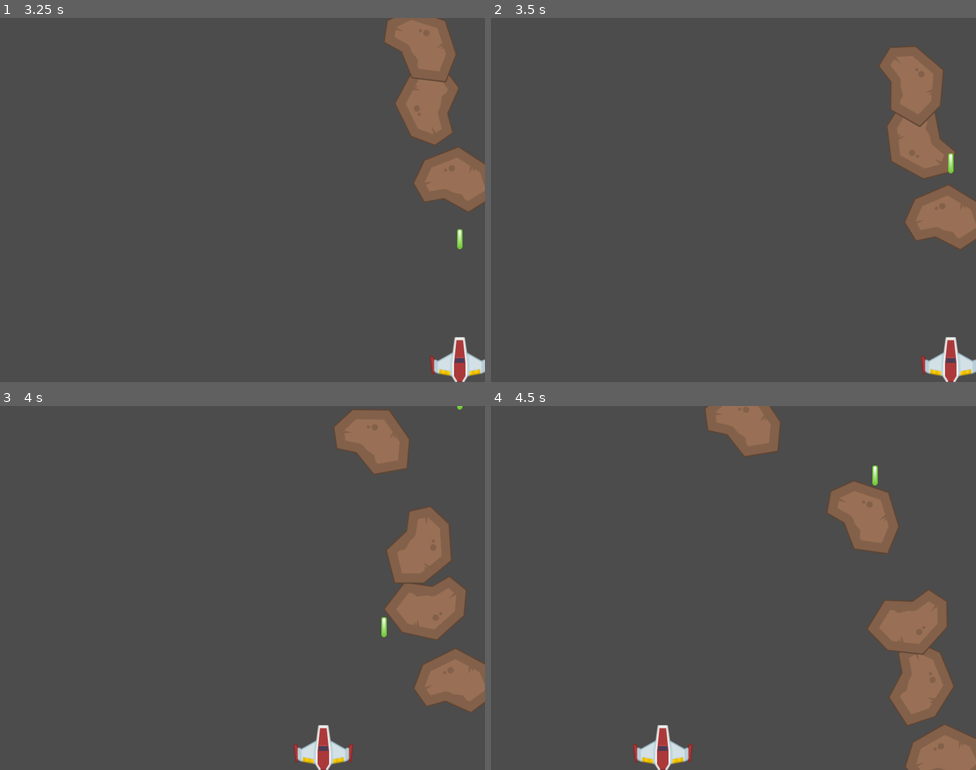
Above: before the commit, frames 1-4 (two rows, left to right).
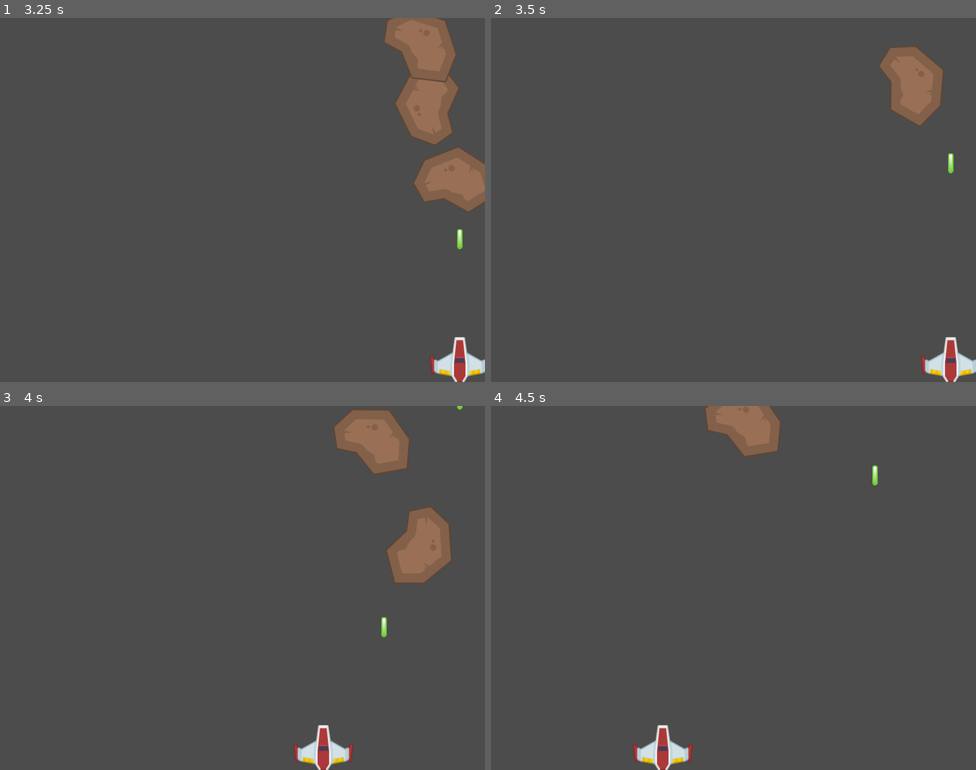
Above: after the commit, the same moments.

Repository: DessimA/Astra-SpaceHero
Game: Godot game, scene res://assets/scenes/Principal.tscn
Same seed, same stepped clock (60 frames per second), same inputs: the game is played once before the commit and once after it.
Inputs:
- Up to frame 1 (3.25 s): tap Enter at 0.5 s; hold Right (ui_right) 0.53-1.28 s; tap Space (ui_select) at 0.77, 1.52, 3.02 s; hold Left (ui_left) 1.28-2.03 s; hold Right (ui_right) from 2.03 s (still down)
- Up to frame 2 (3.5 s): keep holding Right (ui_right)
- Up to frame 3 (4 s): release Right (ui_right) at 3.53 s; hold Left (ui_left) from 3.53 s (still down); tap Space (ui_select) at 3.77 s
- Up to frame 4 (4.5 s): keep holding Left (ui_left)

Frame 1 is identical in both runs. In frame 2, 3.4% of the frame differs, in the area x 81-100%, y 26-64%; in frame 3, 3.8%; in frame 4, 7.2%, in the area x 69-100%, y 20-100%.

Commit message:
Colisões adicionadas
Após adicionar as colisões em Nave, Tiro e Meteoro o seguinte comportamento é observado:

- Nave ao colidir 3x com o meteoro o jogo reinicia;
- Meteoro ao colidir com Tiro ou Nave desaparece da tela;
- Meteoro caso colida com tiro irá pontuar caso colida com Nave irá decrementar as vidas da Nave.

Diff:
--- a/Astra_SpaceHero/assets/scenes/Meteoro.tscn
+++ b/Astra_SpaceHero/assets/scenes/Meteoro.tscn
@@ -3,8 +3,11 @@
 [ext_resource path="res://assets/images/meteorBig.png" type="Texture" id=1]
 [ext_resource path="res://assets/scripts/Meteoro.gd" type="Script" id=2]
 
-[node name="Meteoro" type="Node2D"]
+[node name="Meteoro" type="Area2D"]
 script = ExtResource( 2 )
 
 [node name="Sprite" type="Sprite" parent="."]
 texture = ExtResource( 1 )
+
+[node name="Colisão" type="CollisionPolygon2D" parent="."]
+polygon = PoolVector2Array( -67, -5, -44, -41, 17, -55, 59, -16, 66, 32, 17, 55, -20, 27, -55, 27 )
--- a/Astra_SpaceHero/assets/scenes/Nave.tscn
+++ b/Astra_SpaceHero/assets/scenes/Nave.tscn
@@ -3,8 +3,13 @@
 [ext_resource path="res://assets/images/player.png" type="Texture" id=1]
 [ext_resource path="res://assets/scripts/Nave.gd" type="Script" id=2]
 
-[node name="Nave" type="Node2D"]
+[node name="Nave" type="Area2D"]
 script = ExtResource( 2 )
 
 [node name="Sprite" type="Sprite" parent="."]
 texture = ExtResource( 1 )
+
+[node name="Colisão" type="CollisionPolygon2D" parent="."]
+polygon = PoolVector2Array( -49, -6, -44, -6, -37, -1, -13, -13, -9, -37, 8, -37, 11, -13, 35, 1, 43, -5, 48, -6, 47, 24, 44, 24, 41, 21, 13, 29, 8, 37, -9, 37, -13, 28, -42, 22, -42, 25, -45, 25 )
+
+[connection signal="area_entered" from="." to="." method="_on_Nave_area_entered"]
--- a/Astra_SpaceHero/assets/scenes/Tiro.tscn
+++ b/Astra_SpaceHero/assets/scenes/Tiro.tscn
@@ -3,9 +3,14 @@
 [ext_resource path="res://assets/images/laserGreen.png" type="Texture" id=1]
 [ext_resource path="res://assets/scripts/Tiro.gd" type="Script" id=2]
 
-[node name="Tiro" type="Node2D"]
+[node name="Tiro" type="Area2D"]
 script = ExtResource( 2 )
 
 [node name="Sprite" type="Sprite" parent="."]
 position = Vector2( 0, -99 )
 texture = ExtResource( 1 )
+
+[node name="Colisão" type="CollisionPolygon2D" parent="."]
+polygon = PoolVector2Array( -4, -116, 4, -116, 4, -83, -4, -83 )
+
+[connection signal="area_entered" from="." to="." method="_on_Tiro_area_entered"]
--- a/Astra_SpaceHero/assets/scripts/Meteoro.gd
+++ b/Astra_SpaceHero/assets/scripts/Meteoro.gd
@@ -1,8 +1,10 @@
-extends Node2D
+extends Area2D
 var velocidade = 250
 var rotacao = 0
 
 func _ready():
+	add_to_group(game.METEORO) # w adcionamos nosso meteoro a seu devido grupo
+	game.pontos += 10 #cada meteoro destruído o jogador ganha 10 pontos
 	randomize() # reseta a semente
 	set_process(true)
 	rotacao = rand_range(-3, 3) # randomiza entre -2 e 2 a rotação
--- a/Astra_SpaceHero/assets/scripts/Nave.gd
+++ b/Astra_SpaceHero/assets/scripts/Nave.gd
@@ -32,4 +32,16 @@
 			disparo = espera
 	if disparo > 0:
 		disparo -= delta
+	if game.vidas <= 0:
+		game.vidas = 3
+		game.pontos = 0
+		get_tree().reload_current_scene() # reinicia a cena atual
 	pass
+
+
+func _on_Nave_area_entered(area):
+	if area.is_in_group(game.METEORO):
+
+		game.vidas -= 1 # retiramos uma vida quando somos acertados
+		area.queue_free()
+	pass # replace with function body
--- a/Astra_SpaceHero/assets/scripts/Tiro.gd
+++ b/Astra_SpaceHero/assets/scripts/Tiro.gd
@@ -1,4 +1,4 @@
-extends Node2D
+extends Area2D
 
 var velocidade = 500
 
@@ -11,3 +11,10 @@
 	if position.y < -30:
 		free()
 	pass
+
+
+func _on_Tiro_area_entered(area):
+	if area.is_in_group(game.METEORO): # identificaremos nosso meteoro por grupo
+		area.queue_free() # destruímos o meteoro
+		pass
+	pass # replace with function body
--- a/Astra_SpaceHero/assets/scripts/game.gd
+++ b/Astra_SpaceHero/assets/scripts/game.gd
@@ -2,7 +2,7 @@
 
 const METEORO = "meteoro"; # nome constante do grupo para os meteoros
 var vidas = 3 # iniciamos com 3 vidas
-var ponstos = 0 # iniciamos com nenhum ponto o game
+var pontos = 0 # iniciamos com nenhum ponto o game
 
 func _ready():
 # Called every time the node is added to the scene.
